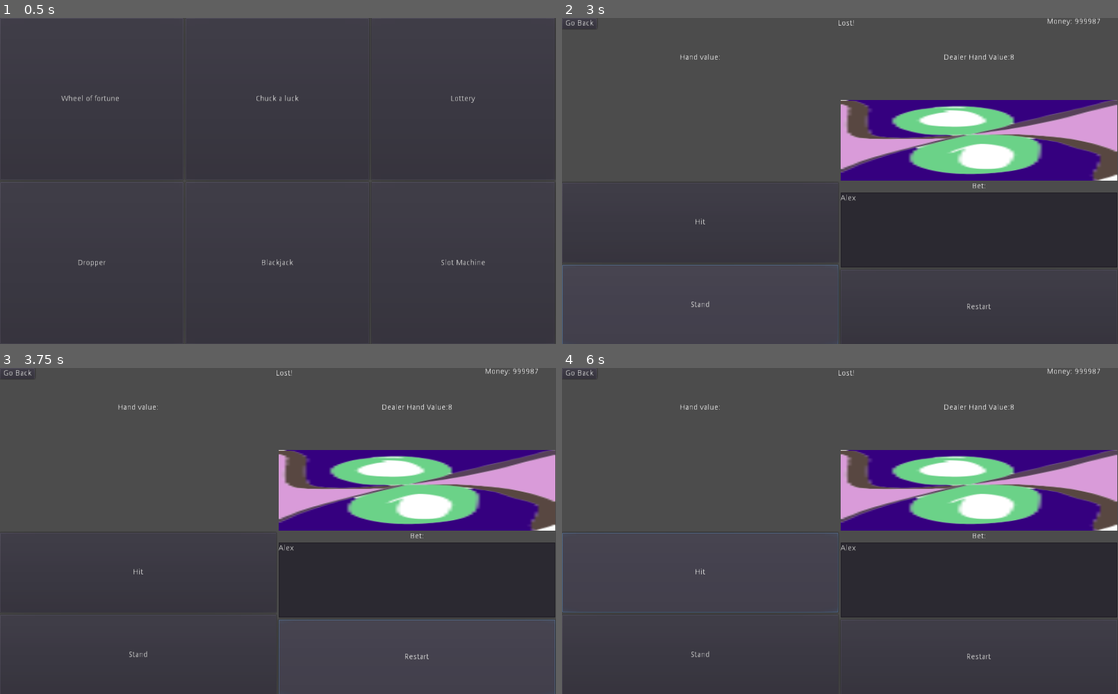
Above: before the commit, frames 1-4 (two rows, left to right).
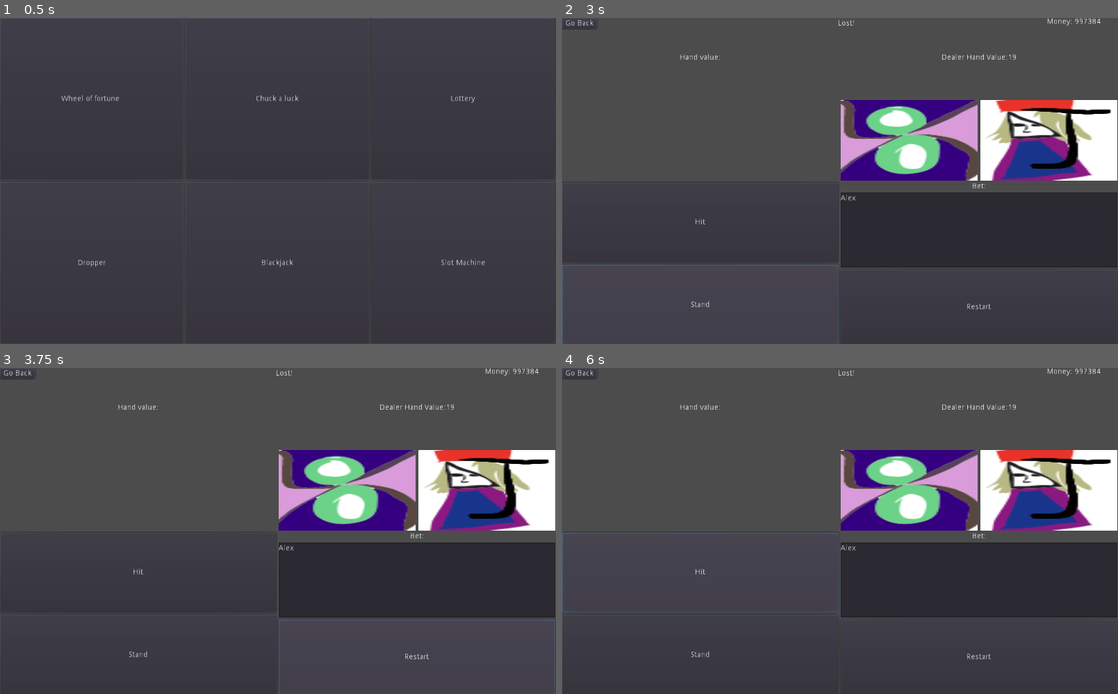
Above: after the commit, the same moments.

Repository: lewyche/Casino
Game: Godot game, scene res://Main.tscn
Two runs of this game, one before a commit and one after it. Both use one fixed random seed, a clock stepped at 60 frames per second and the inputs below.
Inputs (mouse positions are in pixels of both pictures, inside the frame that each line leads up to):
- Up to frame 1 (0.5 s): no input
- Up to frame 2 (3 s): click "Blackjack" at 0.5 s; click (979, 229) at 1.27 s; type "Alex" at 1.35 s; click "Hit" at 2 s; click "Stand" at 2.75 s
- Up to frame 3 (3.75 s): click "Restart" at 3.5 s
- Up to frame 4 (6 s): click "Restart" at 4.25 s; click "Restart" at 5 s; click "Hit" at 5.75 s

Frame 1 is identical in both runs. In frame 2, 10% of the frame differs, in the area x 50-100%, y 0-50%; in frame 3, 10%; in frame 4, 10%.

Commit message:
fix blackjack, complete slots

Diff:
--- a/Scripts/Blackjack.gd
+++ b/Scripts/Blackjack.gd
@@ -12,28 +12,37 @@
 var game_started = false
 var game_ended = false
 
+var standing = false
+
 var hand = []
 
 func _ready():
 	randomize()
 
+
 func game_end():
 	game_ended = true
 	dealer.reveal_hand()
+	#set start button to restart to encourage player to click
 	start.text = "Restart"
 
 func win():
+	#prevent from winning when game has ended
 	if !game_ended:
 
 		var winnings = int(bet_input.text) * 1.5
+		#tell the player that they have won
 		win_text.text += " " + str(winnings)
 		win_text.text = "Won!"
 
 		player.money += winnings
 
 		game_end()
+
 func lose():
+	#prevent from losing when the game has ended
 	if !game_ended:
+		#tell player they have lost
 		win_text.text = "Lost!"
 		game_end()
 
@@ -41,6 +50,7 @@
 	return randi() % 13 + 1
 
 func load_card_img(path):
+	#create a textureRect of the card
 	var new_card = card.instance()
 	new_card.texture = load(path)
 	player_hand.add_child(new_card)
@@ -62,10 +72,12 @@
 		img_name = str(card_num)
 	return img_name
 
+#add the image of the card to your hand
 func get_card_img(card_num):
 	var img_name = translate_num_to_card(card_num)
 	load_card_img("res://Assets/Cards/" + img_name + ".png")
 
+#add all cards in hand to get total hand value
 func get_hand_val():
 	var total = 0
 	for i in hand:
@@ -76,6 +88,7 @@
 	var total = get_hand_val()
 	hand_label.text = "Hand value: " + str(total)
 
+#check hand immediate win or lose conditions
 func check_hand_for_21():
 	if get_hand_val() == 21:
 		win()
@@ -85,6 +98,7 @@
 		return true
 	return false
 
+
 func draw_card(is_player):
 	if is_player == true:
 		var rand_card = get_rand_card()
@@ -92,18 +106,22 @@
 		get_card_img(rand_card)
 		update_hand_val()
 
+		#update the dealer on what you did
 		dealer.update_ai()
 
 		check_hand_for_21()
 	else:
+		#handle card drawing operations on dealers side
 		var rand_card = get_rand_card()
 		dealer.card_drawn(rand_card)
 
 func start():
 	if game_started == false:
+		#everyone starts with one card
 		draw_card(true)
 		game_started = true
 
+#check if the bet is vaild input
 func check_bet():
 	if bet_input.text != "":
 		if int(bet_input.text) > 0:
@@ -117,18 +135,24 @@
 		return false
 
 func delete_hands():
+	#delete the textureRects from both hands
 	for i in range(player_hand.get_children().size()):
 		player_hand.get_child(i).queue_free()
 	for i in range(dealer.dealer_hand.get_children().size()):
 		dealer.dealer_hand.get_child(i).queue_free()
 
 func reset():
+	#clear hand arrays
 	hand.clear()
 	dealer.hand.clear()
+	#delete images of cards
 	delete_hands()
+	#reset hand values
 	update_hand_val()
 	dealer.update_hand_val("???")
+
 	game_ended = false
+	#reset text
 	start.text = "start"
 	win_text.text = ""
 
@@ -142,26 +166,25 @@
 func _on_Hit_pressed():
 	if game_started == true && game_ended == false:
 		var hand_val = get_hand_val()
-		if hand_val < 21:
+		if check_hand_for_21() == false:
 			draw_card(true)
-		elif hand_val == 21:
-			win()
-		elif hand_val > 21:
-			lose()
 
 func check_hand():
-	if check_hand_for_21() == false:
-		var player_hand_val = get_hand_val()
-		var dealer_hand_val = dealer.get_hand_val()
-		if player_hand_val > dealer_hand_val:
-			win()
-		elif player_hand_val < dealer_hand_val:
-			lose()
-		elif player_hand_val == dealer_hand_val:
-			win()
+	#checking hand once standing
+	if !game_ended:
+		if check_hand_for_21() == false:
+			var player_hand_val = get_hand_val()
+			var dealer_hand_val = dealer.get_hand_val()
+			if player_hand_val > dealer_hand_val:
+				win()
+			elif player_hand_val < dealer_hand_val:
+				lose()
+			elif player_hand_val == dealer_hand_val:
+				win()
 
 
 func _on_Stand_pressed():
+	standing = true
 	dealer.update_ai()
 	check_hand()
 	dealer.reveal_hand()
--- a/Scripts/Dealer.gd
+++ b/Scripts/Dealer.gd
@@ -41,9 +41,17 @@
 		total += hand[i]
 	return total
 
+func stand():
+	pass
+
 func update_ai():
-	if get_hand_val() < 17:
-		parent.draw_card(false)
+
+	if get_hand_val() <= 16:
+		if parent.standing:
+			while get_hand_val() <= 16:
+				parent.draw_card(false)
+		else:
+			parent.draw_card(false)
 
 func _ready():
 	pass # Replace with function body.
--- a/Scripts/Slot Machine.gd
+++ b/Scripts/Slot Machine.gd
@@ -5,10 +5,13 @@
 onready var slot2 = get_node("Control/Slot2")
 onready var slot3 = get_node("Control/Slot3")
 
+onready var win_label = get_node("Control/Label")
+
+onready var player = get_node("/root/Player")
+
 var spinning = false
 var i = 0
 var j = 0
-
 
 var time_between_switch_sym = 0.1
 
@@ -21,8 +24,34 @@
 func play():
 	spinning = true
 
+func set_win_label(message):
+	win_label.text = message
+
+func check_symbols(same_symbols):
+	if same_symbols == 2:
+		return 500 * 1.5
+
+	elif same_symbols == 3:
+		return 500 * 3
+	else:
+		return 0
+
 func calculate_winnings():
-	pass
+	var winnings = 0
+
+	var slots = [slot1.text, slot2.text, slot3.text]
+	#iterate through all the symbols to find number of matching ones
+	for i in symbols:
+		var same_symbols = 0
+		for j in slots:
+			if i == j:
+				same_symbols += 1
+		winnings = check_symbols(same_symbols)
+		if winnings != 0:
+			set_win_label("You Won: " + str(winnings))
+			return
+
+	player.money += winnings
 
 func _process(delta):
 	if spinning:
@@ -41,5 +70,7 @@
 
 
 func _on_Play_pressed():
+	player.money -= 500
+	set_win_label("Only 500 dollars!!!!")
 	if !spinning:
 		play()
Not shown, changed: Save_files/save.txt
